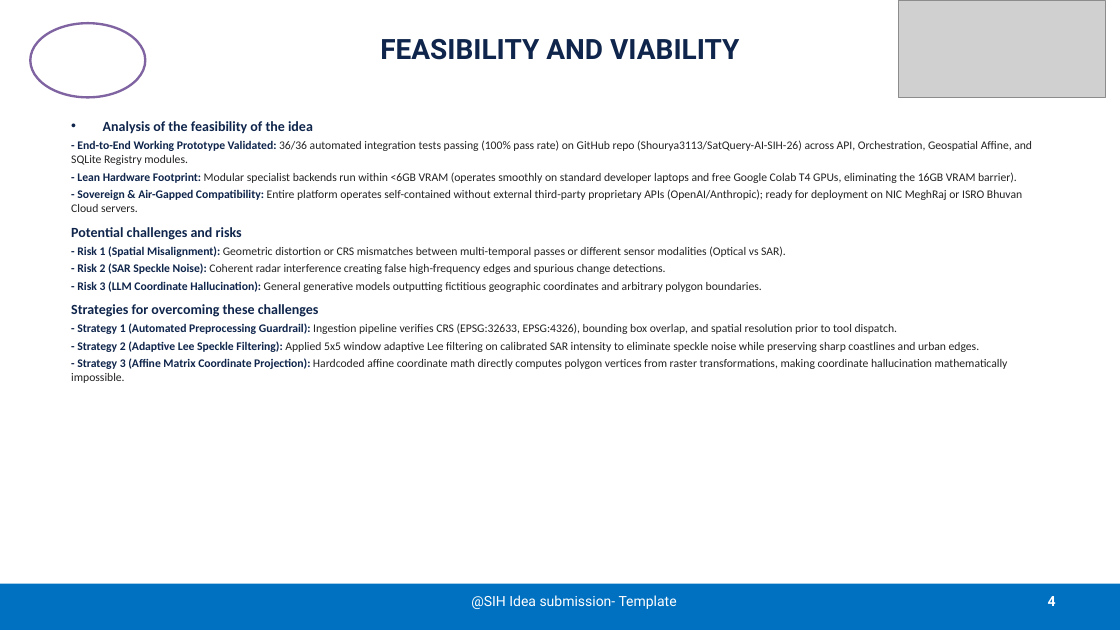
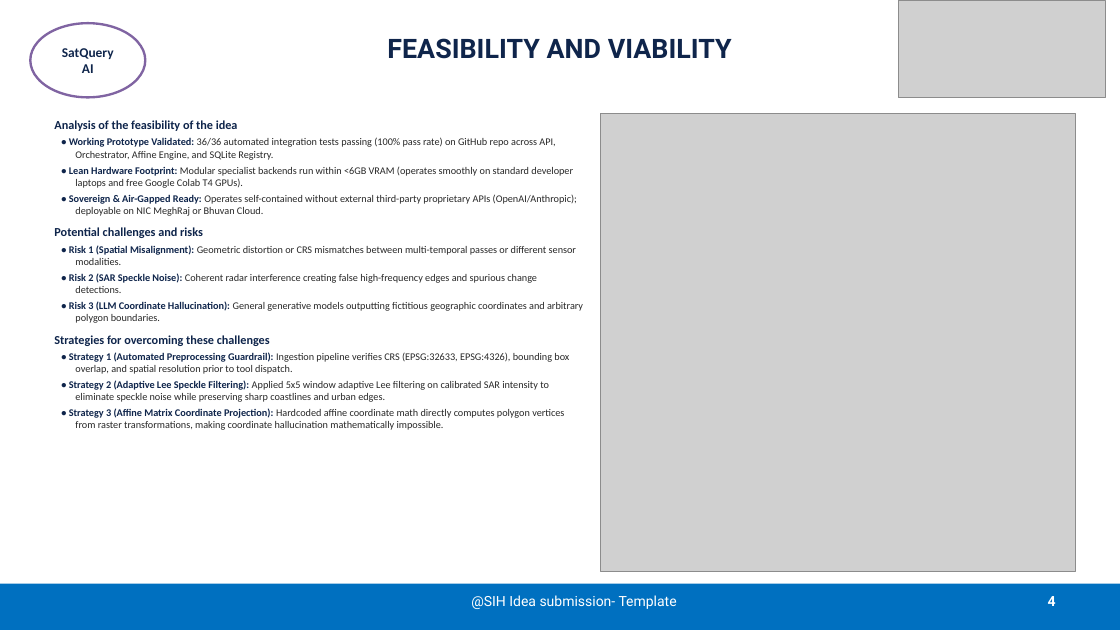
Before and after one commit to Shourya3113/SatQuery-AI-SIH-26, a slide deck: slide 4 of SIH2026-IDEA-Presentation-Format.pptx. Drawn at 1120x630 pixels with LibreOffice and Linux fonts; fonts in the diff are those of the drawing; grey boxes stand for pictures. Boxes give left, top, right and bottom in pixels: in the first picture for what was removed or moved away, otherwise in the second. Text is boxed around its words. In the diff, an @@ line names an element or a change of style, - is before the commit and + after.

```diff
--- a/SIH2026-IDEA-Presentation-Format.pptx
+++ b/SIH2026-IDEA-Presentation-Format.pptx
@@ title "FEASIBILITY AND VIABILITY" at box(387, 38, 732, 59): size 24 to 23 pt @@
@@ text in ellipse at box(62, 48, 114, 73): text added @@
+SatQuery AI
@@ text "Analysis of the feasibility of ...": place and size @@
-text "Analysis of the feasibility of ..." at box(71, 121, 1032, 383)
+text "Analysis of the feasibility of ..." at box(54, 120, 583, 430)
@@ picture added at box(601, 113, 1075, 571) @@
@@ text at box(54, 120, 270, 346): size 12 to 10.5 pt in "Analysis of the feasibility of the idea", "Potential challenges and risks", "Strategies for overcoming these challenges"; bullet • to none @@
@@ text at box(69, 137, 577, 216): text changed; size 10 to 8.8 pt; text colour #232323 to #282828 @@
-- End-to-End Working Prototype Validated: 36/36 automated integration tests passing (100% pass rate) on GitHub repo (Shourya3113/SatQuery-AI-SIH-26) across API, Orchestration, Geospatial Affine, and SQLite Registry modules.
-- Lean Hardware Footprint: Modular specialist backends run within <6GB VRAM (operates smoothly on standard developer laptops and free Google Colab T4 GPUs, eliminating the 16GB VRAM barrier).
-- Sovereign & Air-Gapped Compatibility: Entire platform operates self-contained without external third-party proprietary APIs (OpenAI/Anthropic); ready for deployment on NIC MeghRaj or ISRO Bhuvan Cloud servers.
+• Working Prototype Validated: 36/36 automated integration tests passing (100% pass rate) on GitHub repo across API, Orchestrator, Affine Engine, and SQLite Registry.
+• Lean Hardware Footprint: Modular specialist backends run within <6GB VRAM (operates smoothly on standard developer laptops and free Google Colab T4 GPUs).
+• Sovereign & Air-Gapped Ready: Operates self-contained without external third-party proprietary APIs (OpenAI/Anthropic); deployable on NIC MeghRaj or Bhuvan Cloud.
@@ text at box(69, 245, 583, 323): text changed; size 10 to 8.8 pt; text colour #232323 to #282828 @@
-- Risk 1 (Spatial Misalignment): Geometric distortion or CRS mismatches between multi-temporal passes or different sensor modalities (Optical vs SAR).
-- Risk 2 (SAR Speckle Noise): Coherent radar interference creating false high-frequency edges and spurious change detections.
-- Risk 3 (LLM Coordinate Hallucination): General generative models outputting fictitious geographic coordinates and arbitrary polygon boundaries.
+• Risk 1 (Spatial Misalignment): Geometric distortion or CRS mismatches between multi-temporal passes or different sensor modalities.
+• Risk 2 (SAR Speckle Noise): Coherent radar interference creating false high-frequency edges and spurious change detections.
+• Risk 3 (LLM Coordinate Hallucination): General generative models outputting fictitious geographic coordinates and arbitrary polygon boundaries.
@@ text at box(69, 352, 569, 430): text changed; size 10 to 8.8 pt; text colour #232323 to #282828 @@
-- Strategy 1 (Automated Preprocessing Guardrail): Ingestion pipeline verifies CRS (EPSG:32633, EPSG:4326), bounding box overlap, and spatial resolution prior to tool dispatch.
-- Strategy 2 (Adaptive Lee Speckle Filtering): Applied 5x5 window adaptive Lee filtering on calibrated SAR intensity to eliminate speckle noise while preserving sharp coastlines and urban edges.
-- Strategy 3 (Affine Matrix Coordinate Projection): Hardcoded affine coordinate math directly computes polygon vertices from raster transformations, making coordinate hallucination mathematically impossible.
+• Strategy 1 (Automated Preprocessing Guardrail): Ingestion pipeline verifies CRS (EPSG:32633, EPSG:4326), bounding box overlap, and spatial resolution prior to tool dispatch.
+• Strategy 2 (Adaptive Lee Speckle Filtering): Applied 5x5 window adaptive Lee filtering on calibrated SAR intensity to eliminate speckle noise while preserving sharp coastlines and urban edges.
+• Strategy 3 (Affine Matrix Coordinate Projection): Hardcoded affine coordinate math directly computes polygon vertices from raster transformations, making coordinate hallucination mathematically impossible.
```
Also in this commit, not shown: 5 other slides changed, 14 other files.
